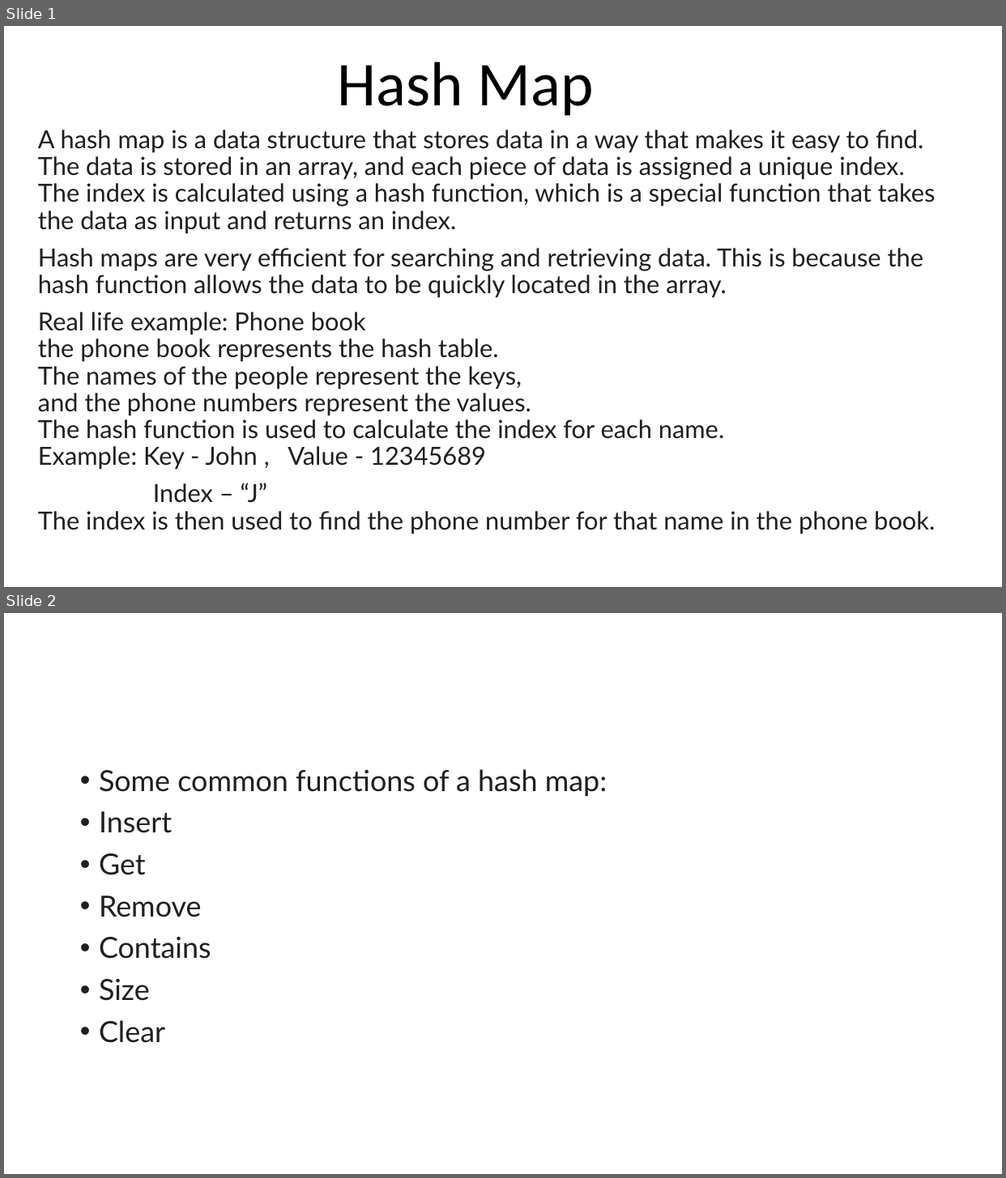
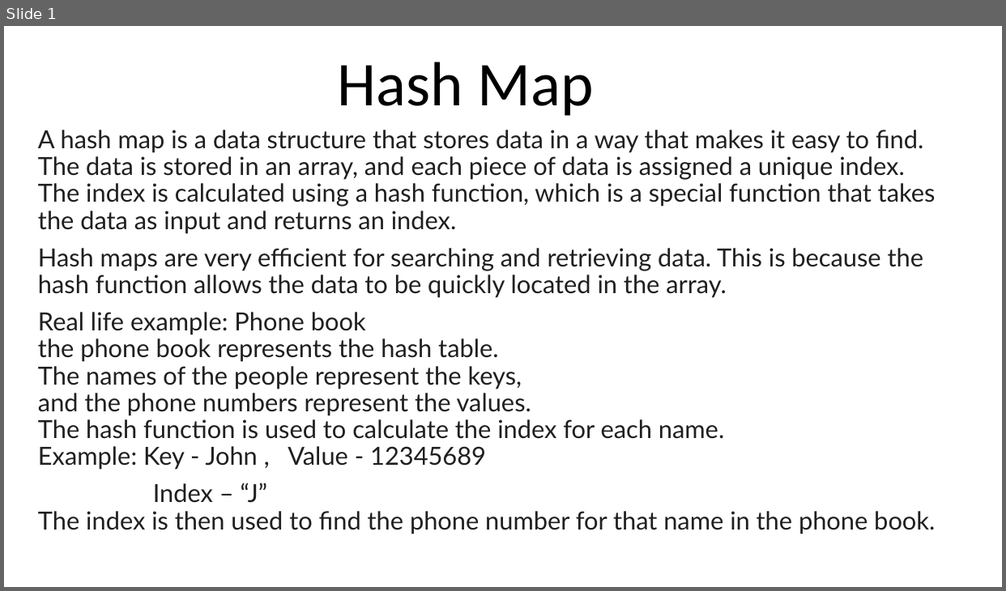
Before and after one commit to VenkatNarayanan95/Practice-rep, a slide deck: Hashmap.pptx. Shown one above the other, each under a label of ours: slides 1 and 2 before the commit, slide 1 after it. The pictures are 1006x1178 and 1006x591 pixels, drawn with LibreOffice and Linux fonts; fonts in the diff are those of the drawing. Boxes give left, top, right and bottom in pixels: in the first picture for what was removed or moved away, otherwise in the second. Text is boxed around its words. In the diff, an @@ line names an element or a change of style, - is before the commit and + after.

```diff
--- a/Hashmap.pptx
+++ b/Hashmap.pptx
@@ slide 2 removed at (4, 613, 1002, 1174), background #FFFFFF @@
@@ text removed at (99, 769, 607, 1043) @@
-• Some common functions of a hash map:
-• Insert
-• Get
-• Remove
-• Contains
-• Size
-• Clear
```
Also in this commit, not shown: 1 slide added.
